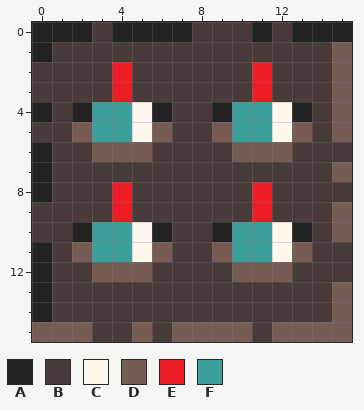
Two states of a pixel-art sprite, game_maker/sprites/spr_spikes/2b7fe3f0-7d3a-4842-a3ed-7551d7f9d93d.png. The first picture shows the starting point.
The file is 16x16 pixels.
Palette (. is transparent): A #222222  B #483b3a  C #fdf7ed  D #775c55  E #ee1c24  F #3c9f9c
Pixels before, first column x 0:
 0 AAABAAAABBBABAAA
 1 ABBBBBBBBBBBBBBD
 2 BBBBEBBBBBBEBBBD
 3 BBBBEBBBBBBEBBBD
 4 ABAFFCABBAFFCABD
 5 BBDFFCDBBDFFCDBD
 6 ABBDDDBBBBDDDBBB
 7 ABBBBBBBBBBBBBBD
 8 ABBBEBBBBBBEBBBB
 9 BBBBEBBBBBBEBBBD
10 BBAFFCABBAFFCABD
11 ABDFFCDBBDFFCDBB
12 ABBDDDBBBBDDDBBB
13 ABBBBBBBBBBBBBBD
14 ABBBBBBBBBBBBBBD
15 DDDBBDBDDDDBDDDD
New version:
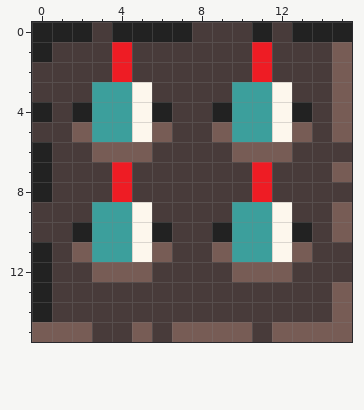
Changes in this commit:
y 1: x 4 B -> E; x 11 B -> E
y 3: x 3..5 BEB -> FFC; x 10..12 BEB -> FFC
y 7: x 4 B -> E; x 11 B -> E
y 9: x 3..5 BEB -> FFC; x 10..12 BEB -> FFC
Pixel boxes of the changes (left, top, right, bottom) in both pictures:
changed: (92, 42, 152, 222)
changed: (232, 42, 292, 222)
